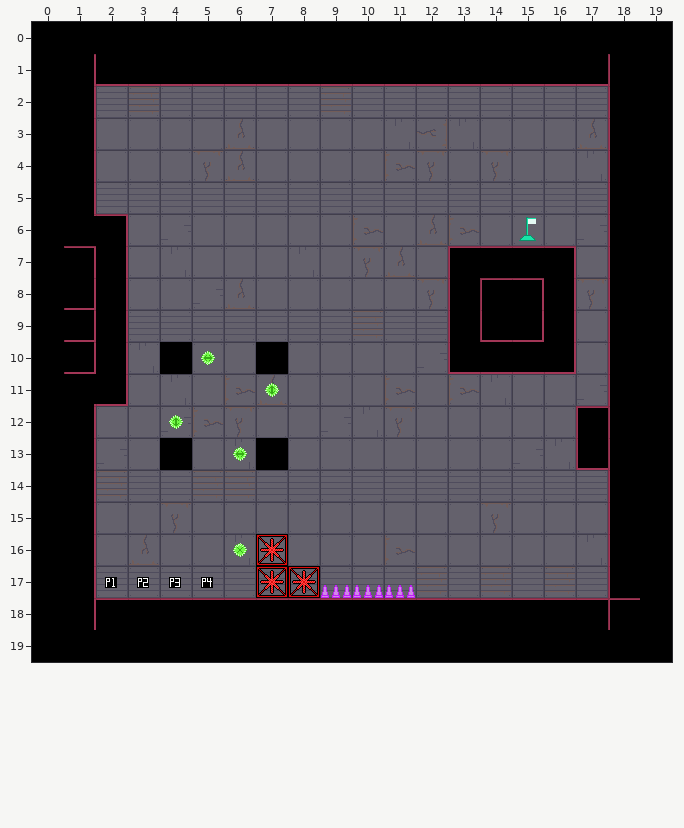
Level history. Tiled map: Project/Maps/Rick/BaseMap.tmx. Above is the file before it was changed.
Cells are 32x32 px. Shown: x 0..19, y 0..19.
After the commit:
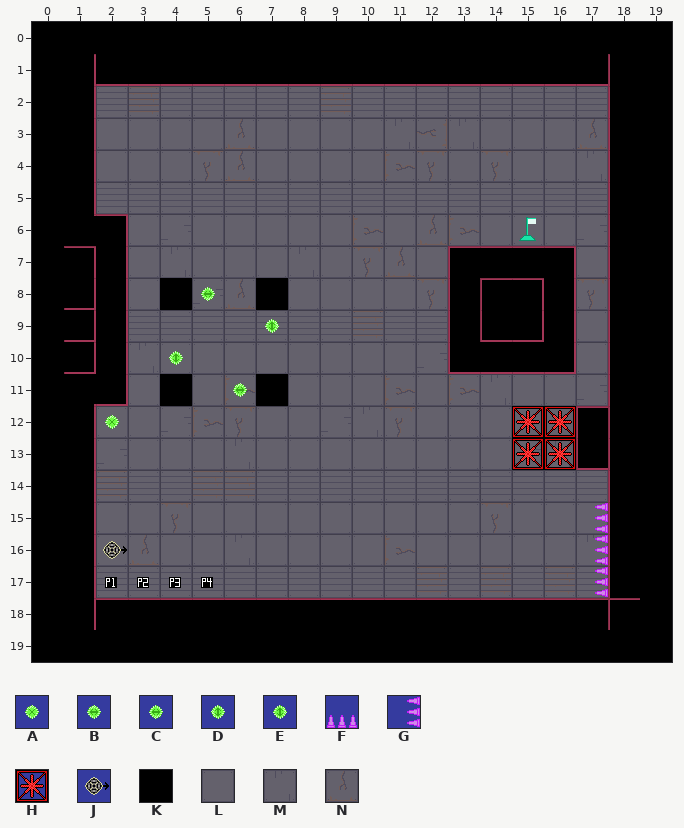
Key: from "Ingredients": A 10, B 11, C 11 turned 180, D 11 turned 270, E 11 turned 90, F 12, G 12 turned 270, H 13, J 15; from "Tiles": K 0, L 10, M 11, N 12 turned 180.
_ is an empty cell.
Difference:
Layer "Tiles":
y 8: x 4 L -> K; x 7 L -> K
y 10: x 4 K -> L; x 7 K -> L
y 11: x 4 M -> K; x 7 N -> K
y 13: x 4 K -> L; x 7 K -> L
Layer "Ingredients":
y 8: x 5 _ -> C
y 9: x 7 _ -> E
y 10: x 4..5 _C -> D_
y 11: x 6..7 _E -> B_
y 12: x 2 _ -> A; x 4 D -> _; x 15..16 __ -> HH
y 13: x 6 B -> _; x 15..16 __ -> HH
y 15: x 17 _ -> G
y 16: x 2 _ -> J; x 6..7 AH -> __; x 17 _ -> G
y 17: x 7..11 HHFFF -> _____; x 17 _ -> G
Changed places in both pictures, as pixel boxes (x1, y1, x2, y2):
changed: (160, 278, 288, 470)
added: (105, 415, 119, 429)
added: (512, 406, 576, 470)
added: (595, 503, 608, 597)
added: (103, 541, 127, 559)
removed: (233, 534, 415, 598)
